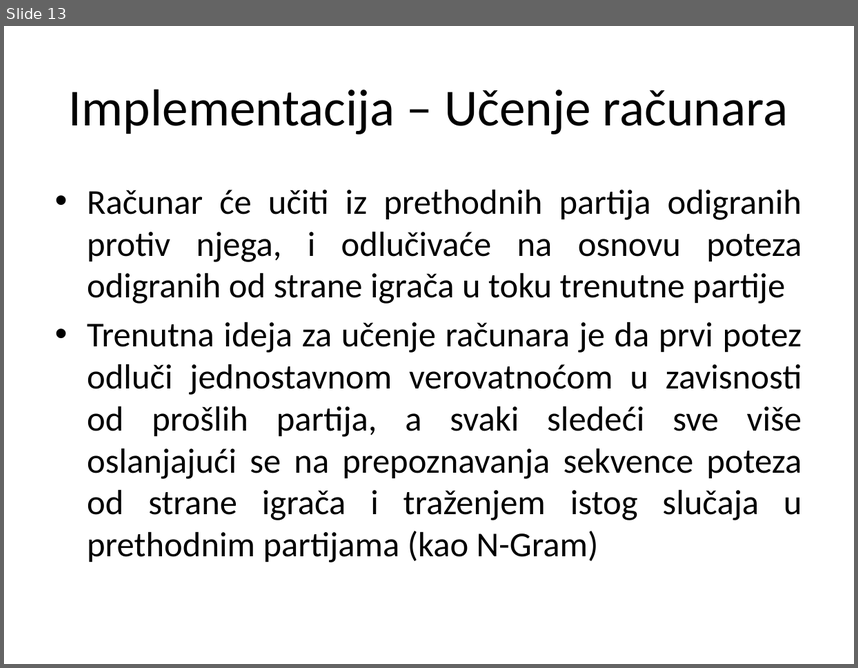
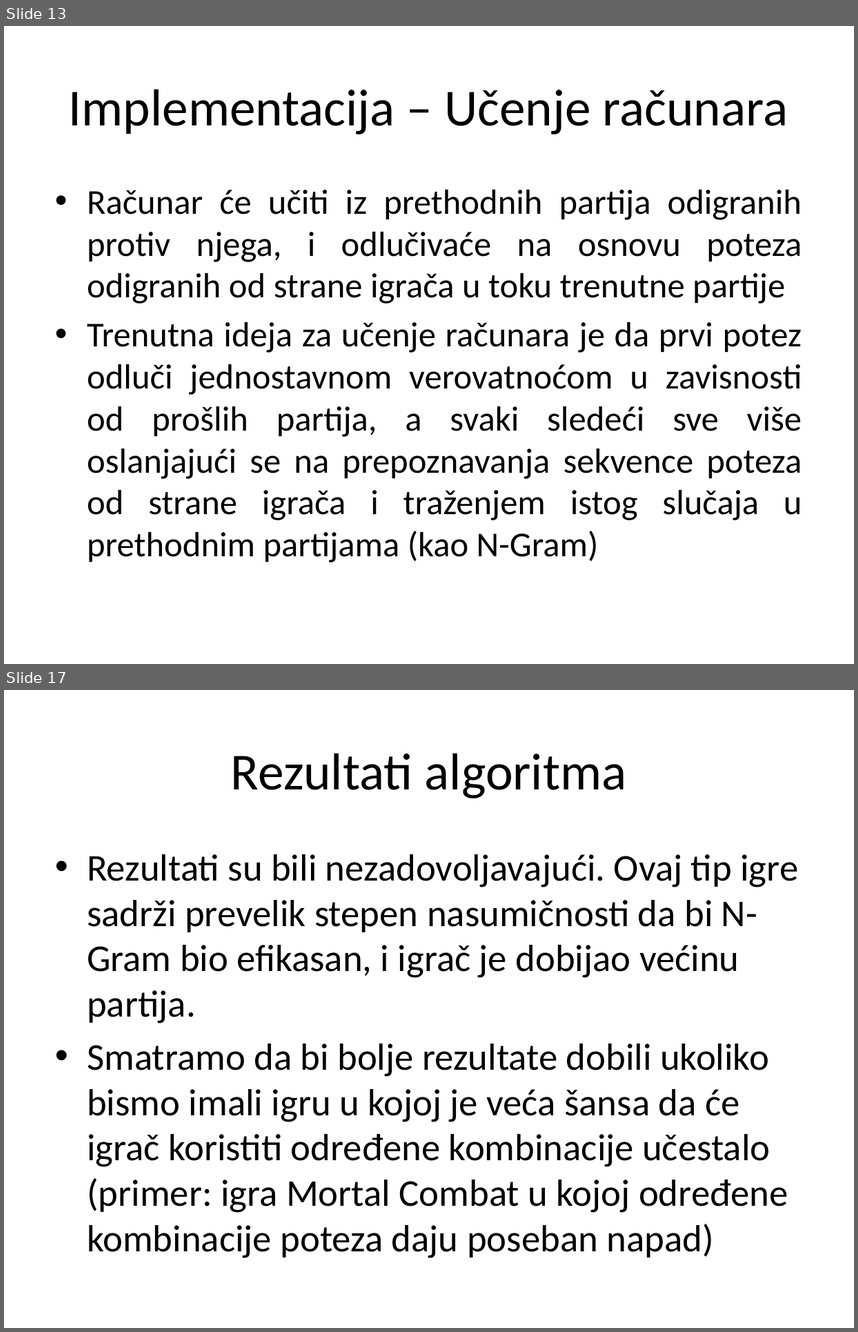
Before and after one commit to AndrejMiletic/SC2015-2016, a slide deck: AI in games.pptx. Shown one above the other, each under a label of ours: slide 13 before the commit, slides 13 and 17 after it; the slides between them are not shown. The pictures are 858x668 and 858x1332 pixels, drawn with LibreOffice and Linux fonts; fonts in the diff are those of the drawing. Boxes give left, top, right and bottom in pixels: in the first picture for what was removed or moved away, otherwise in the second. Text is boxed around its words. In the diff, an @@ line names an element or a change of style, - is before the commit and + after.

```diff
--- a/AI in games.pptx
+++ b/AI in games.pptx
@@ slide 17 added at box(4, 690, 854, 1328), background #FFFFFF @@
@@ title added at box(231, 753, 627, 798), 44 pt, text #000000 @@
+Rezultati algoritma
@@ text added at box(87, 854, 798, 1258), 32 pt, text #000000 @@
+• Rezultati su bili nezadovoljavajući. Ovaj tip igre sadrži prevelik stepen nasumičnosti da bi N-Gram bio efikasan, i igrač je dobijao većinu partija.
+• Smatramo da bi bolje rezultate dobili ukoliko bismo imali igru u kojoj je veća šansa da će igrač koristiti određene kombinacije učestalo (primer: igra Mortal Combat u kojoj određene kombinacije poteza daju poseban napad)
```
Also in this commit, not shown: 3 other slides added, 4 other files.
